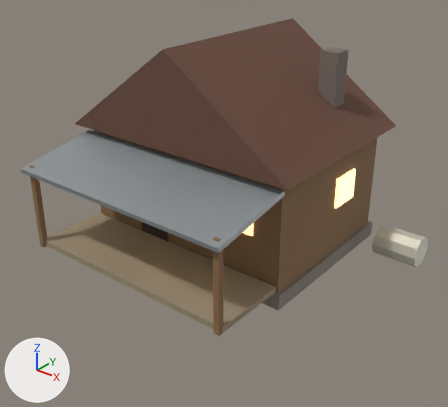
The glTF model docs/assets/props/shield/cottage.glb as it was, and as the next commit left it.
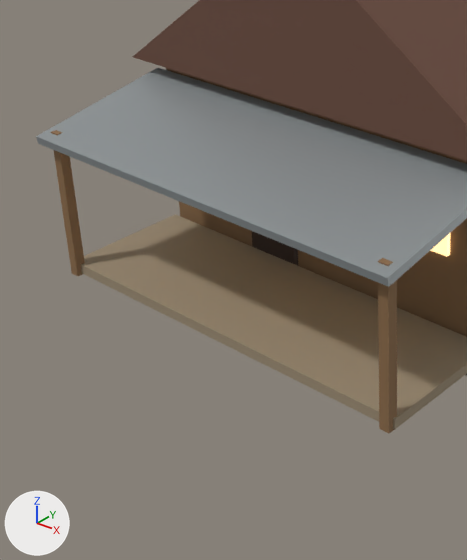
Each version appears first whole from a 50 mm camera at (9.8, -12.71, 8.72) aimed at (1.12, -1.86, 1.99), and next in a close-up on the part from 0% to 59% of the width and 23% to 100% of the height. Every picture has the same lights, and +X, +Y and +Z are marked at lower left. The last two pictures show the newer version. Vertices at exactly the same position are counted once.

The first close-up shows 'cottage'.
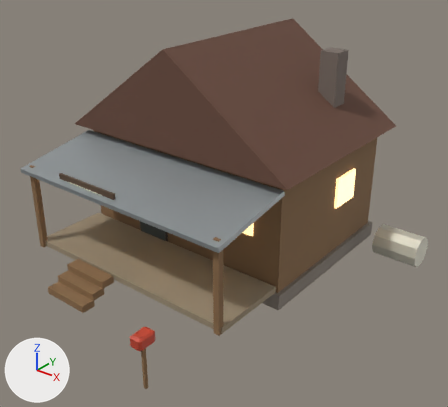
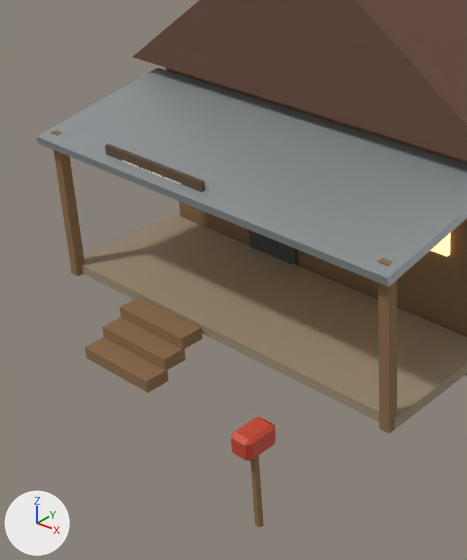
Location of each change, [x1, y1, x2, y2] in pixels of the close-ups (467 x 560 px):
'cottage', reshaped
    before: [36, 0, 467, 433]
    after: [36, 0, 467, 527]
part 1 of me_cottage, added (brown)
    after: [120, 297, 202, 349]
part 2 of me_cottage, added (brown)
    after: [102, 317, 186, 371]
part 3 of me_cottage, added (brown)
    after: [85, 337, 168, 393]
part 4 of me_cottage, added (brown)
    after: [251, 456, 264, 527]
part 5 of me_cottage, added
    after: [249, 230, 295, 265]
part 6 of me_cottage, added (brown)
    after: [105, 144, 205, 192]
part 7 of me_cottage, added
    after: [123, 160, 181, 185]
part 8 of me_cottage, added (red)
    after: [231, 417, 276, 461]

What changed in the scene script:
```text
Add mat_cream:
    mat_cream = principled_material('cream')
    mat_cream.base_color = (0.922, 0.823, 0.631)  # pale yellow #f6ead0
    mat_cream.roughness = 0.6
Add mat_screen:
    mat_screen = principled_material('screen')
    mat_screen.base_color = (0.0685, 0.0782, 0.0685)  # dark grey #4a4f4a
    mat_screen.roughness = 0.9
Add mat_board:
    mat_board = principled_material('board')
    mat_board.base_color = (0.109, 0.0685, 0.0395)  # brown #5d4a38
    mat_board.roughness = 0.8
Add mat_mailbox:
    mat_mailbox = principled_material('mailbox')
    mat_mailbox.base_color = (0.552, 0.0595, 0.0273)  # red #c4452e
Change me_cottage:
    used by ob_cottage; location = (0.0, 0.0, 0.0)
    remove me_cottage.from_pydata(...)  # 248 vertices, 396 faces; spans x -4.2..5.0, y -4.64..2.65, z 0.0..5.76
    add me_cottage.from_pydata(...)  # 794 vertices, 1436 faces; spans x -4.2..5.0, y -6.42..2.65, z 0.0..5.76
    me_cottage part 1: a new loose piece, a box spanning x -1.55..-0.25, y -4.78..-4.42, z 0.41..0.59, in mat_wood (brown #8a6a48)
    me_cottage part 2: a new loose piece, a box spanning x -1.55..-0.25, y -5.1..-4.74, z 0.24..0.42, in mat_wood (brown #8a6a48)
    me_cottage part 3: a new loose piece, a box spanning x -1.55..-0.25, y -5.41..-5.06, z 0.07..0.25, in mat_wood (brown #8a6a48)
    me_cottage part 4: a new loose piece, a 5-sided cylinder along z spanning x 2.552..2.648, y -6.24..-6.15, z 0.0..1.1, in mat_wood (brown #8a6a48)
    me_cottage part 5: a new loose piece, a box spanning x -1.35..-0.45, y -2.425..-2.375, z 0.4..2.3, in mat_screen (dark grey #4a4f4a)
    me_cottage part 6: a new loose piece, a box spanning x -1.85..0.05, y -4.47..-4.41, z 2.53..2.87, in mat_board (brown #5d4a38)
    me_cottage part 7: 472 vertices added at x -1.48..-0.33, y -4.48..-4.45, z 2.65..2.75
    me_cottage part 8: 24 vertices added at x 2.45..2.75, y -6.42..-5.97, z 1.06..1.34
    add me_cottage.materials.append(mat_screen)  # dark grey #4a4f4a
    add me_cottage.materials.append(mat_mailbox)  # red #c4452e
    add me_cottage.materials.append(mat_cream)  # pale yellow #f6ead0
    add me_cottage.materials.append(mat_board)  # brown #5d4a38
```
